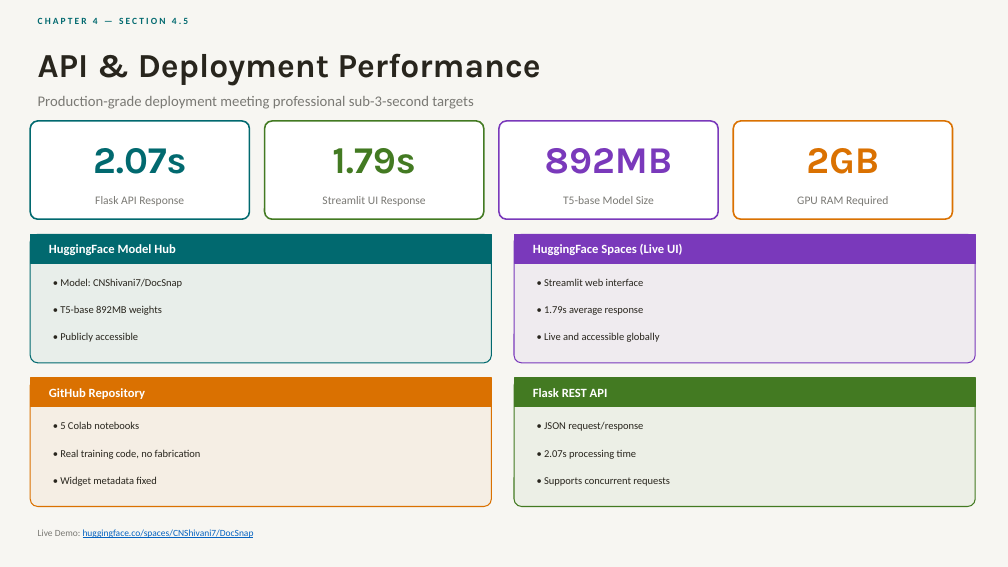
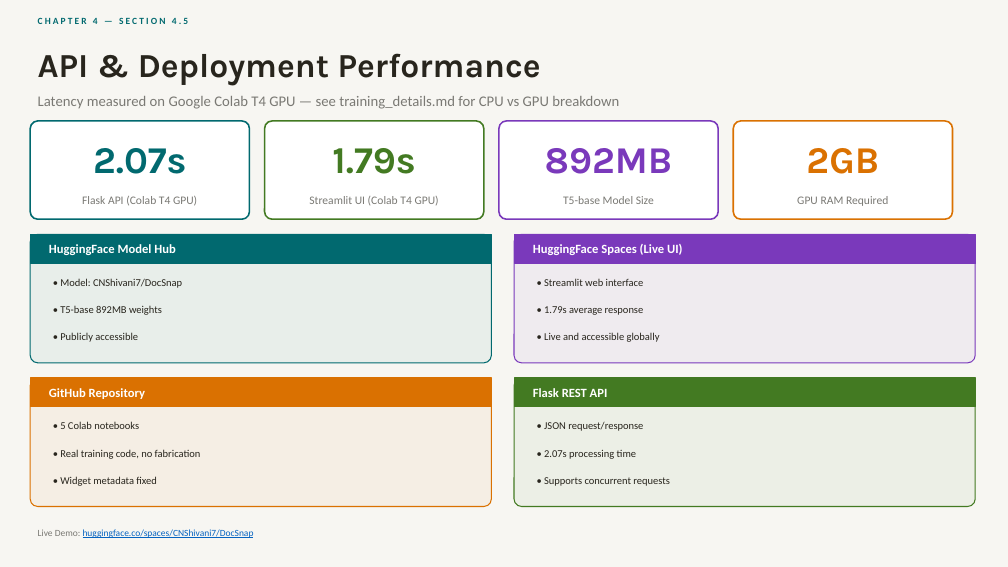
Before and after one commit to CNShivani7/DocSnap-Intelligent-Summarization, a slide deck: slide 16 of DocSnap_Presentation.pptx. Drawn at 1008x567 pixels with LibreOffice and Linux fonts; fonts in the diff are those of the drawing. Boxes give left, top, right and bottom in pixels: in the first picture for what was removed or moved away, otherwise in the second. Text is boxed around its words. In the diff, an @@ line names an element or a change of style, - is before the commit and + after.

```diff
--- a/DocSnap_Presentation.pptx
+++ b/DocSnap_Presentation.pptx
@@ text at [38, 96, 619, 109]: text changed @@
-Production-grade deployment meeting professional sub-3-second targets
+Latency measured on Google Colab T4 GPU — see training_details.md for CPU vs GPU breakdown
@@ text at [82, 196, 197, 206]: text changed @@
-Flask API Response
+Flask API (Colab T4 GPU)
@@ text at [309, 196, 439, 205]: text changed @@
-Streamlit UI Response
+Streamlit UI (Colab T4 GPU)
```
Also in this commit, not shown: 2 other slides changed, 1 slide added, 1 other file.
